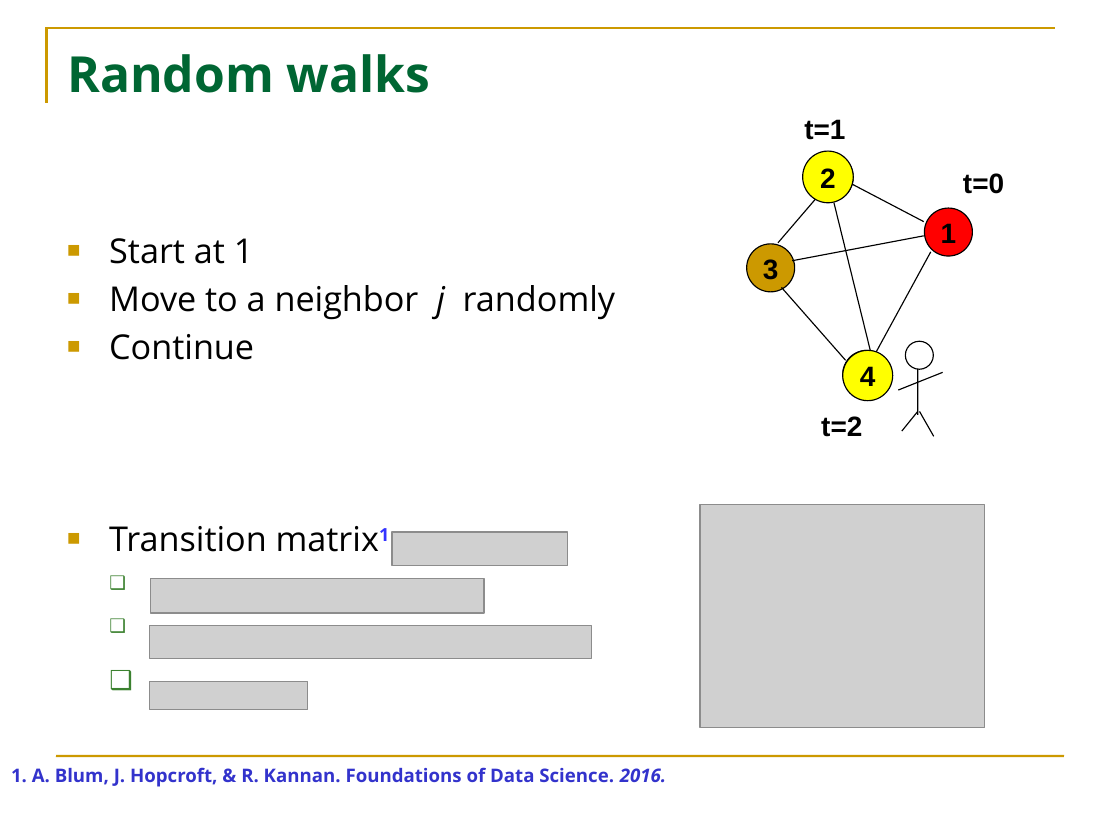
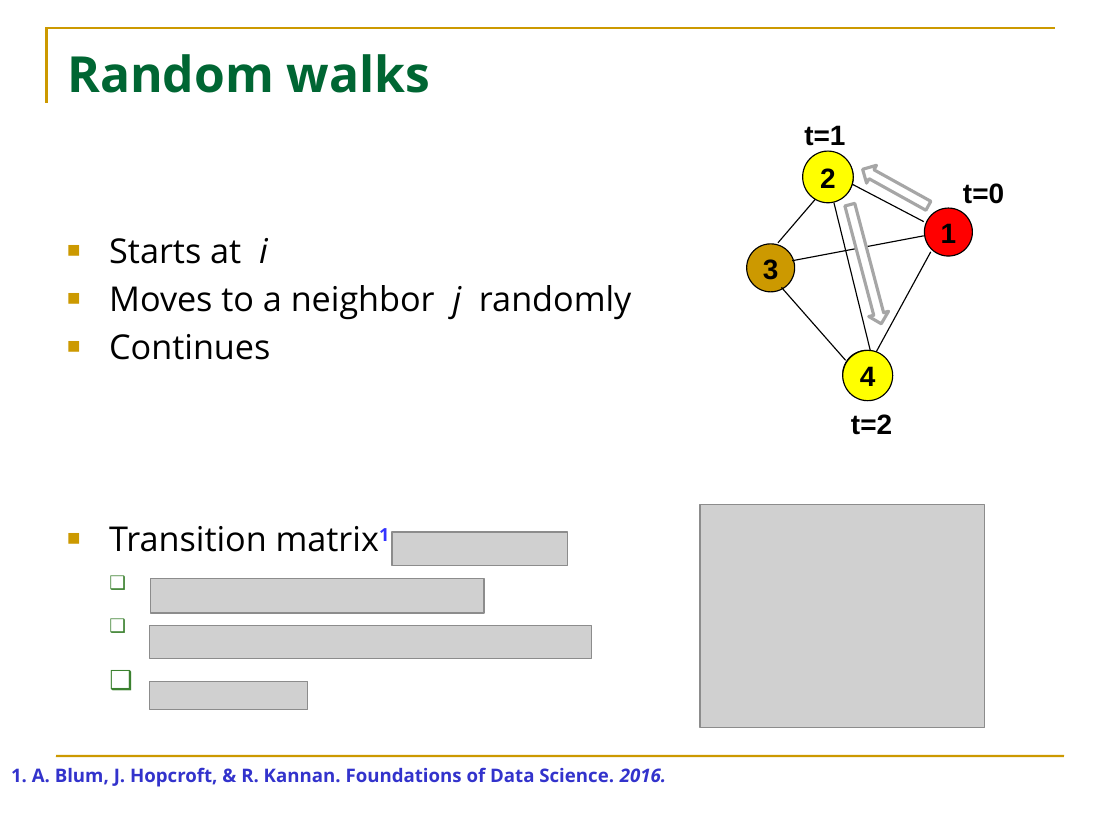
Before and after one commit to HuanSGT/rw-dir-prox, a slide deck: slide 5 of rw-pdf.pptx. Drawn at 1120x840 pixels with LibreOffice and Linux fonts; fonts in the diff are those of the drawing; grey boxes stand for pictures. Boxes give left, top, right and bottom in pixels: in the first picture for what was removed or moved away, otherwise in the second. Text is boxed around its words. In the diff, an @@ line names an element or a change of style, - is before the commit and + after.

```diff
--- a/rw-pdf.pptx
+++ b/rw-pdf.pptx
@@ text "t=1": place and size @@
-text "t=1" at <box>804,119,845,140</box>
+text "t=1" at <box>804,125,845,146</box>
@@ right arrow added at <box>858,160,933,214</box>, fill #FFFFFF, outline #A6A6A6 2 pt @@
@@ text "t=0": place and size @@
-text "t=0" at <box>963,173,1004,194</box>
+text "t=0" at <box>963,183,1004,204</box>
@@ right arrow added at <box>840,202,891,326</box>, fill #FFFFFF, outline #A6A6A6 2 pt @@
@@ text at <box>109,238,631,360</box>: text changed @@
-■ Start at 1
-■ Move to a neighbor j randomly
-■ Continue
+■ Starts at i
+■ Moves to a neighbor j randomly
+■ Continues
@@ text "t=2": place and size @@
-text "t=2" at <box>821,416,862,437</box>
+text "t=2" at <box>851,414,892,435</box>
@@ group removed at <box>898,342,943,437</box>: 4 lines, 1 ellipse @@
```
Also in this commit, not shown: 3 other slides changed, 8 slides removed, 4 other files.
